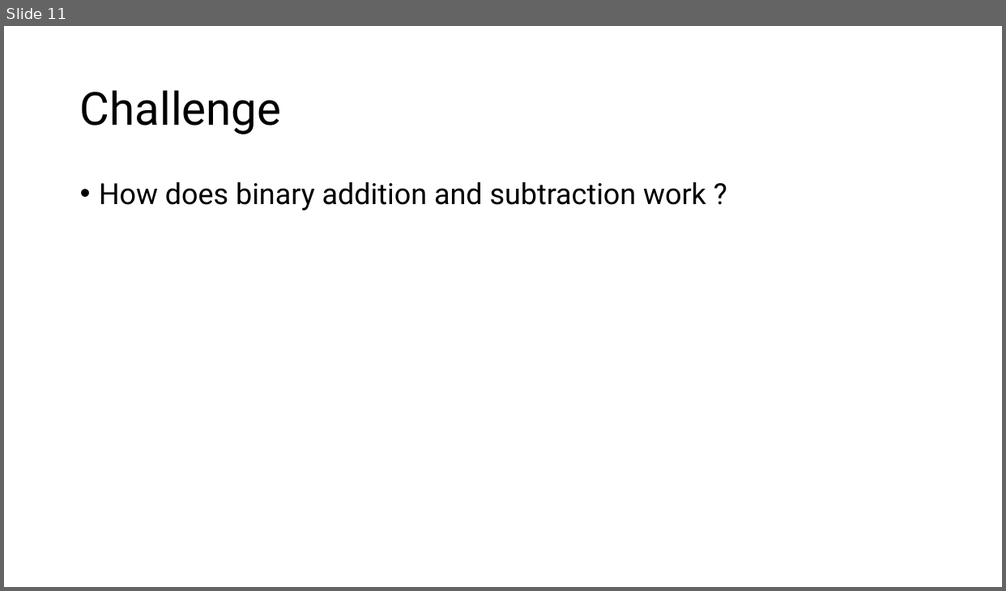
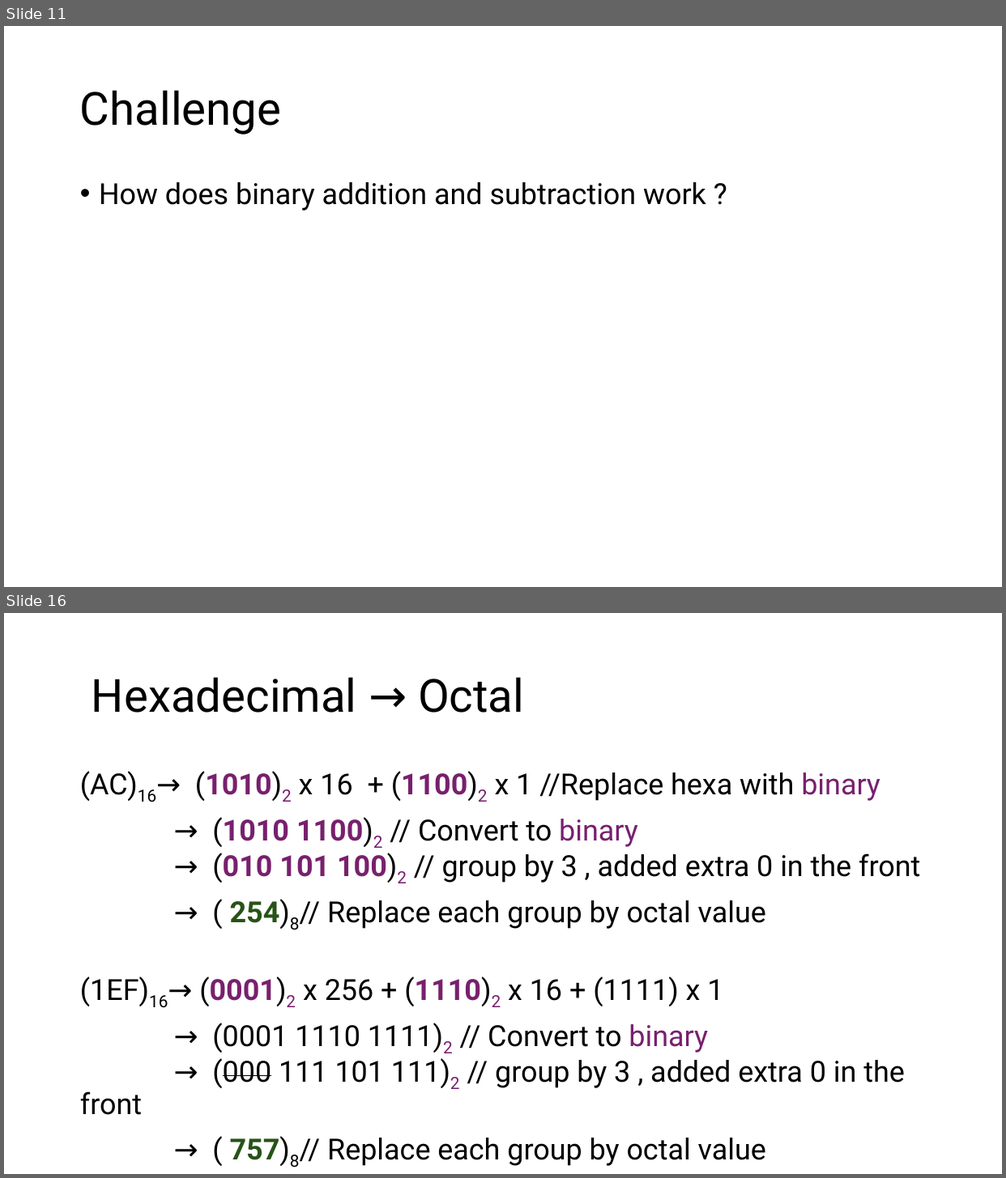
Before and after one commit to MoklaEducation/ems_winter_2025_acsl101, a slide deck: all/ExploringCSConceptsViaACSLCompetitions_all.pptx. Shown one above the other, each under a label of ours: slide 11 before the commit, slides 11 and 16 after it; the slides between them are not shown. The pictures are 1006x591 and 1006x1178 pixels, drawn with LibreOffice and Linux fonts; fonts in the diff are those of the drawing. Boxes give left, top, right and bottom in pixels: in the first picture for what was removed or moved away, otherwise in the second. Text is boxed around its words. In the diff, an @@ line names an element or a change of style, - is before the commit and + after.

```diff
--- a/all/ExploringCSConceptsViaACSLCompetitions_all.pptx
+++ b/all/ExploringCSConceptsViaACSLCompetitions_all.pptx
@@ slide 16 added at (4, 613, 1002, 1174), background #FFFFFF @@
@@ title added at (91, 677, 524, 713), 44 pt, text #000000 @@
+Hexadecimal → Octal
@@ text added at (80, 771, 920, 1168), 28 pt, text #000000 @@
+(AC)16→ (1010)2 x 16 + (1100)2 x 1 //Replace hexa with binary
+→ (1010 1100)2 // Convert to binary
+→ (010 101 100)2 // group by 3 , added extra 0 in the front
+→ ( 254)8// Replace each group by octal value
+(1EF)16→ (0001)2 x 256 + (1110)2 x 16 + (1111) x 1
+→ (0001 1110 1111)2 // Convert to binary
+→ (000 111 101 111)2 // group by 3 , added extra 0 in the front
+→ ( 757)8// Replace each group by octal value
```
Also in this commit, not shown: 7 other slides added, 2 other files.
